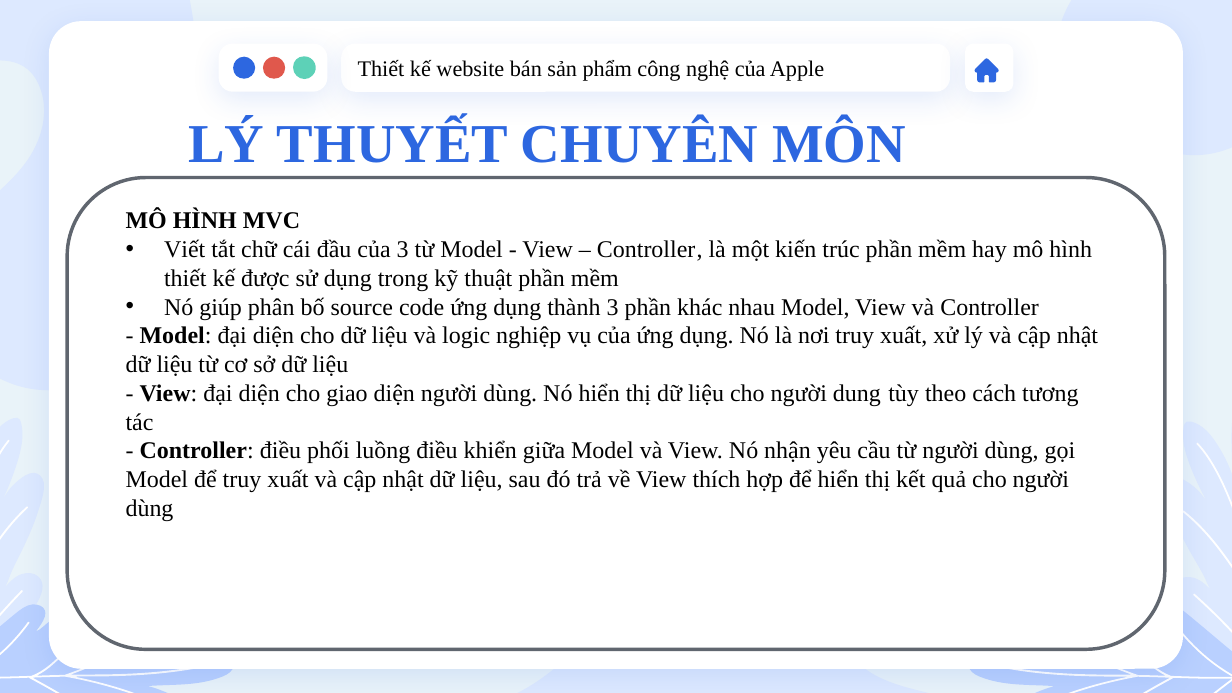
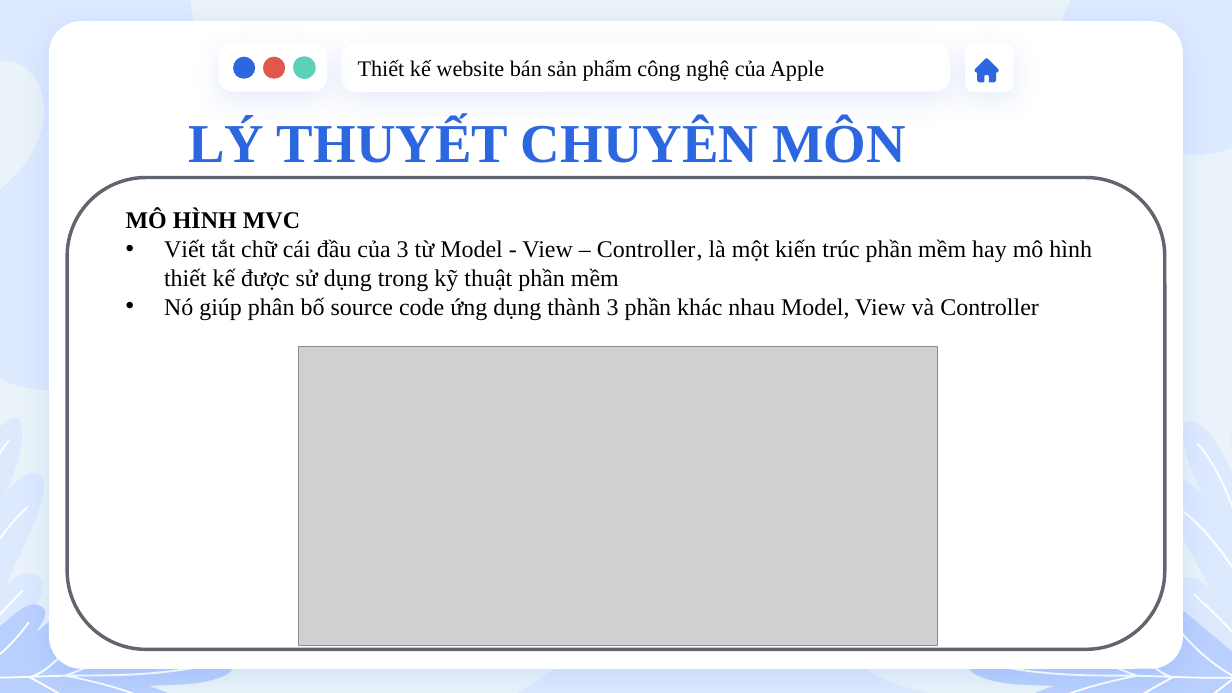
Before and after one commit to hungg523/csn-da21tta-truonghoanghung-eshop-asp.net-mvc, a slide deck: slide 13 of thesis/abs/Báo cáo đồ án CSN.pptx. Drawn at 1232x693 pixels with LibreOffice and Linux fonts; fonts in the diff are those of the drawing; grey boxes stand for pictures. Boxes give left, top, right and bottom in pixels: in the first picture for what was removed or moved away, otherwise in the second. Text is boxed around its words. In the diff, an @@ line names an element or a change of style, - is before the commit and + after.

```diff
--- a/thesis/abs/Báo cáo đồ án CSN.pptx
+++ b/thesis/abs/Báo cáo đồ án CSN.pptx
@@ text at bbox=[126, 325, 1098, 521]: paragraphs removed @@
-                - Model: đại diện cho dữ liệu và logic nghiệp vụ của ứng dụng. Nó là nơi truy xuất, xử lý và cập nhật dữ liệu từ cơ sở dữ liệu
-                - View: đại diện cho giao diện người dùng. Nó hiển thị dữ liệu cho người dung tùy theo cách tương tác
-                - Controller: điều phối luồng điều khiển giữa Model và View. Nó nhận yêu cầu từ người dùng, gọi Model để truy xuất và cập nhật dữ liệu, sau đó trả về View thích hợp để hiển thị kết quả cho người dùng
@@ picture added at bbox=[298, 346, 938, 646] @@
```
Also in this commit, not shown: 1 other slide changed, 1 other file.
